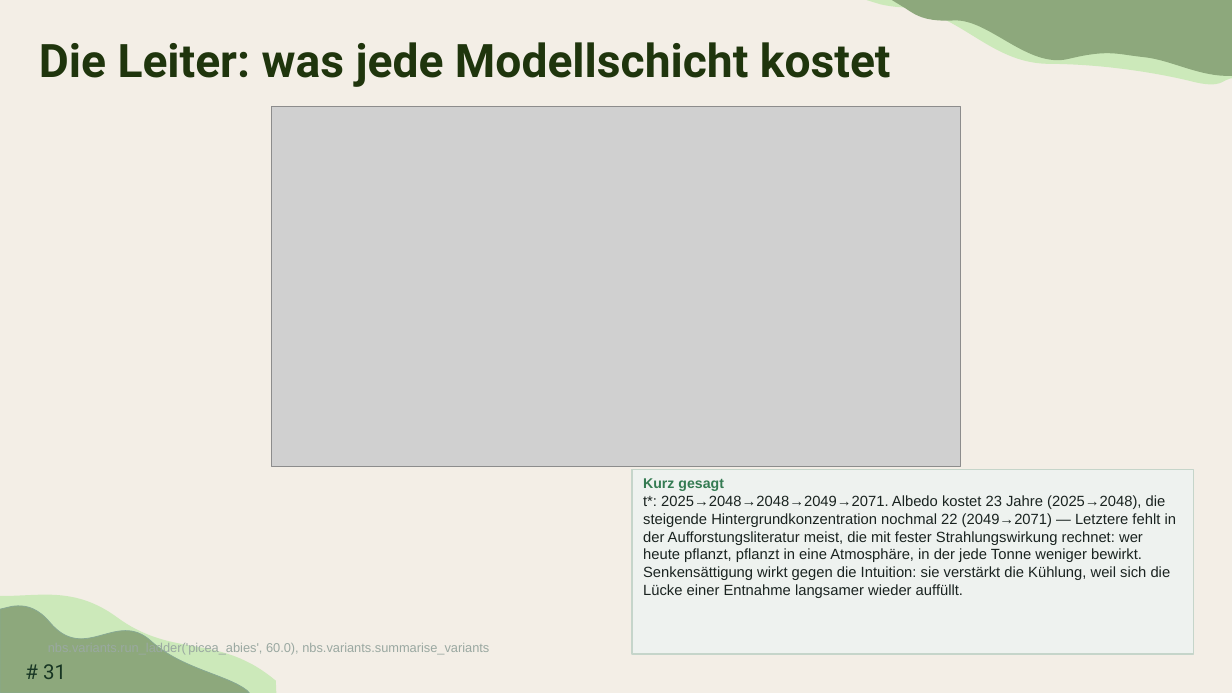
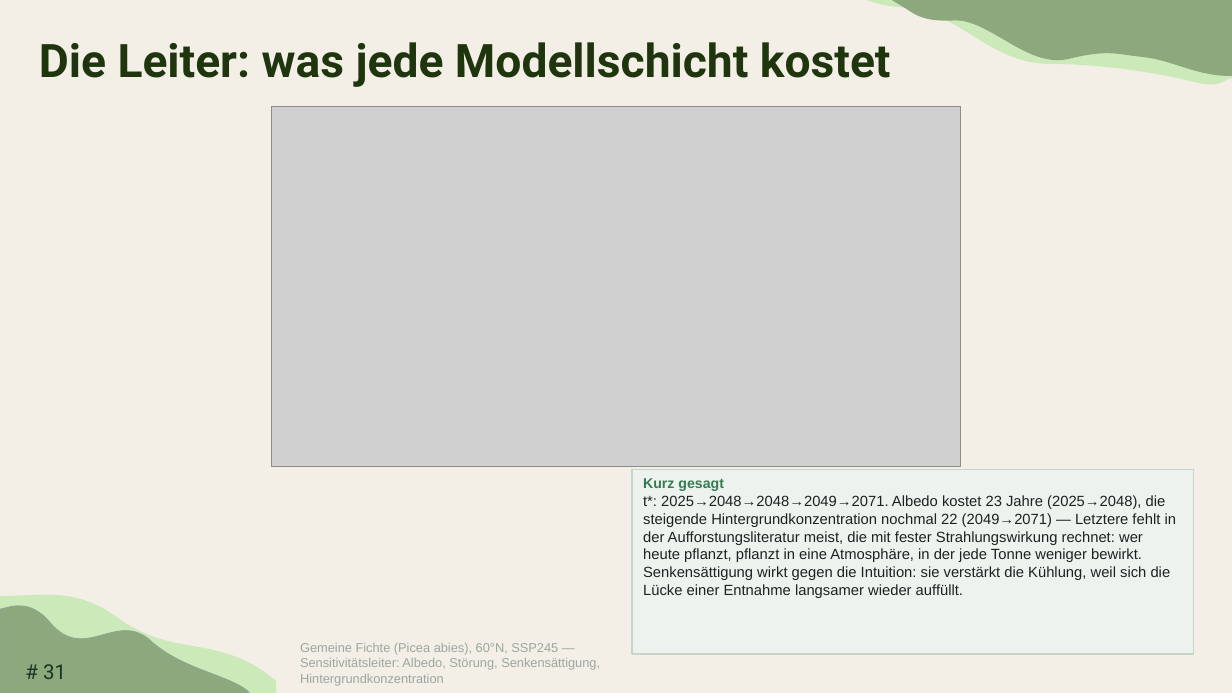
Before and after one commit to TimoDiepers/woodway, a slide deck: slide 31 of docs/slides/dissvortrag.pptx. Drawn at 1232x693 pixels with LibreOffice and Linux fonts; fonts in the diff are those of the drawing; grey boxes stand for pictures. Boxes give left, top, right and bottom in pixels: in the first picture for what was removed or moved away, otherwise in the second. Text is boxed around its words. In the diff, an @@ line names an element or a change of style, - is before the commit and + after.

```diff
--- a/docs/slides/dissvortrag.pptx
+++ b/docs/slides/dissvortrag.pptx
@@ text at box(300, 643, 600, 685): text changed @@
-nbs.variants.run_ladder('picea_abies', 60.0), nbs.variants.summarise_variants
+Gemeine Fichte (Picea abies), 60°N, SSP245 — Sensitivitätsleiter: Albedo, Störung, Senkensättigung, Hintergrundkonzentration
```
Also in this commit, not shown: 11 other slides changed.
